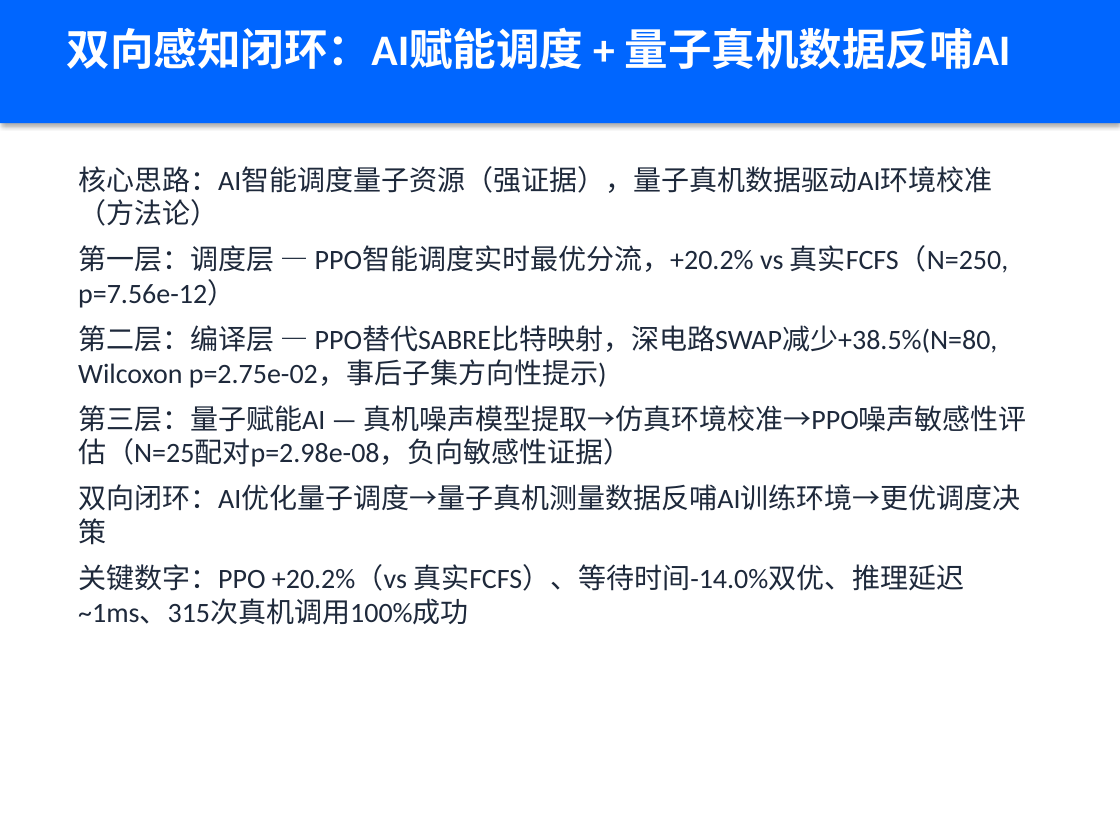
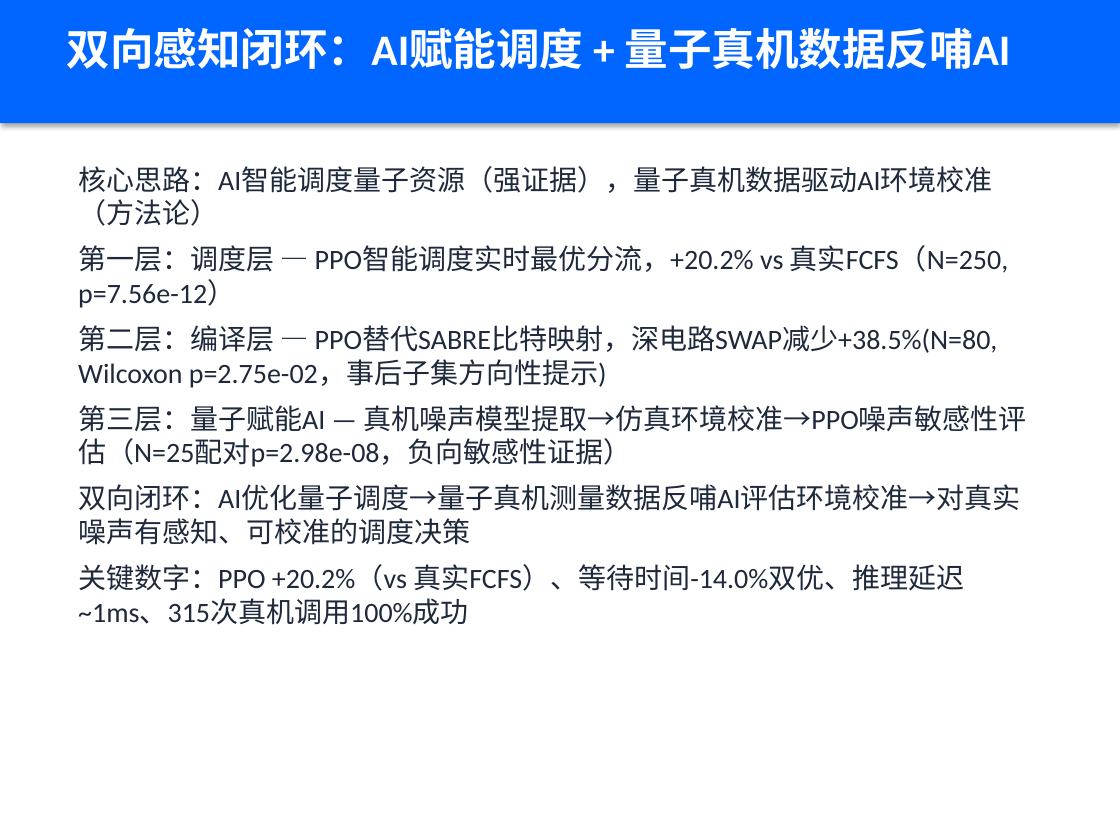
Before and after one commit to xiabai2008/quantum-rl-scheduler, a slide deck: slide 3 of deliverable_models/答辩PPT.pptx. Drawn at 1120x840 pixels with LibreOffice and Linux fonts; fonts in the diff are those of the drawing. Boxes give left, top, right and bottom in pixels: in the first picture for what was removed or moved away, otherwise in the second. Text is boxed around its words. In the diff, an @@ line names an element or a change of style, - is before the commit and + after.

Commit message:
fix: round1调度评审修复 - 基线口径统一/赛题30%归因/QEM诚实化/CLI默认PPO/价值夸大清除
评审A(叙事)/B(复现)/C(价值)三实例并行发现, 本轮修复:
- P0-1: SOTA §8.6双基线表述更新(FCFSStrategy 8.5已修复为量子路由, +20.2%非弱基线)
- P0-2: '赛题≥30%目标'错误归因全仓修正为'团队需求基线R-P-01'(白皮书2处+叙事+PPT)
- P0-3: 白皮书 Dynamic QEM '三大前沿突破'→'动作位预留待真机验证'(摘要+§3.4)
- P0-4: PPT P3闭环终点'更优调度决策'→'对真实噪声有感知可校准'
- P0-5: cli.py simulate --ppo-model-path 默认改交付模型(README声称一致, 实测PPO加载)
- P1-6: 价值文档3处旧口径夸大(2.2倍/55%/翻倍/123%)修正为+20.2%对应值
- P1-7: ROI省时口径统一(月省24h VQE重度上限 vs 6h保守, 已注明)
- P1-8: 白皮书PDF版本头v1.0/7-27→v9.1/8-9重新生成
- P1-9: 总结报告版本torch 2.7.1/sb3 2.8.0→2.8.0/2.9.0
- P1-10/11/12: PPT P9退火页→'探索与诚实边界'页, P11'真机可用性验证', P12删+91.4%
- P2: README PPT/清单/视频状态更新

```diff
--- a/deliverable_models/答辩PPT.pptx
+++ b/deliverable_models/答辩PPT.pptx
@@ text at box(78, 484, 1020, 545): text changed @@
-双向闭环：AI优化量子调度→量子真机测量数据反哺AI训练环境→更优调度决策
+双向闭环：AI优化量子调度→量子真机测量数据反哺AI评估环境校准→对真实噪声有感知、可校准的调度决策
```
Also in this commit, not shown: 4 other slides changed, 13 other files.
